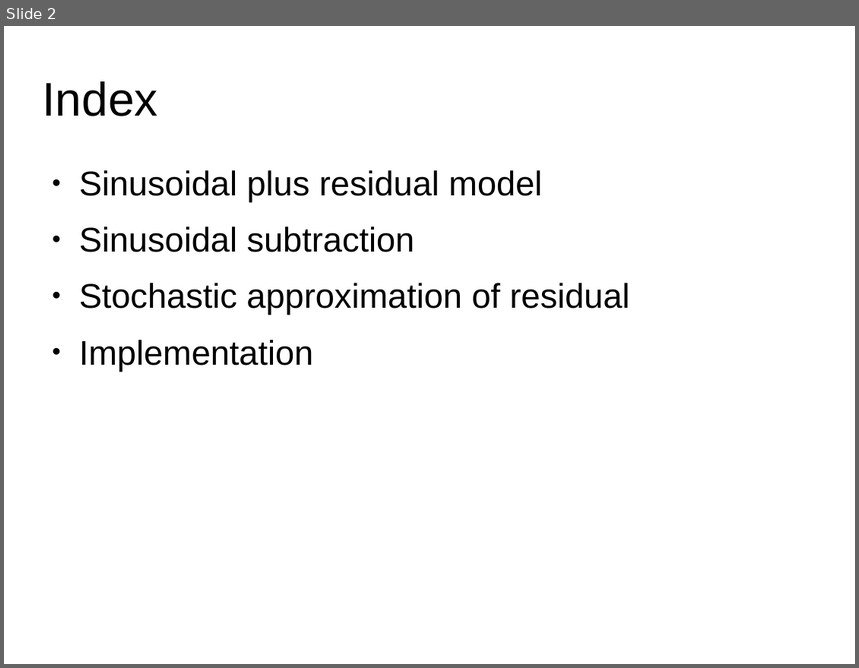
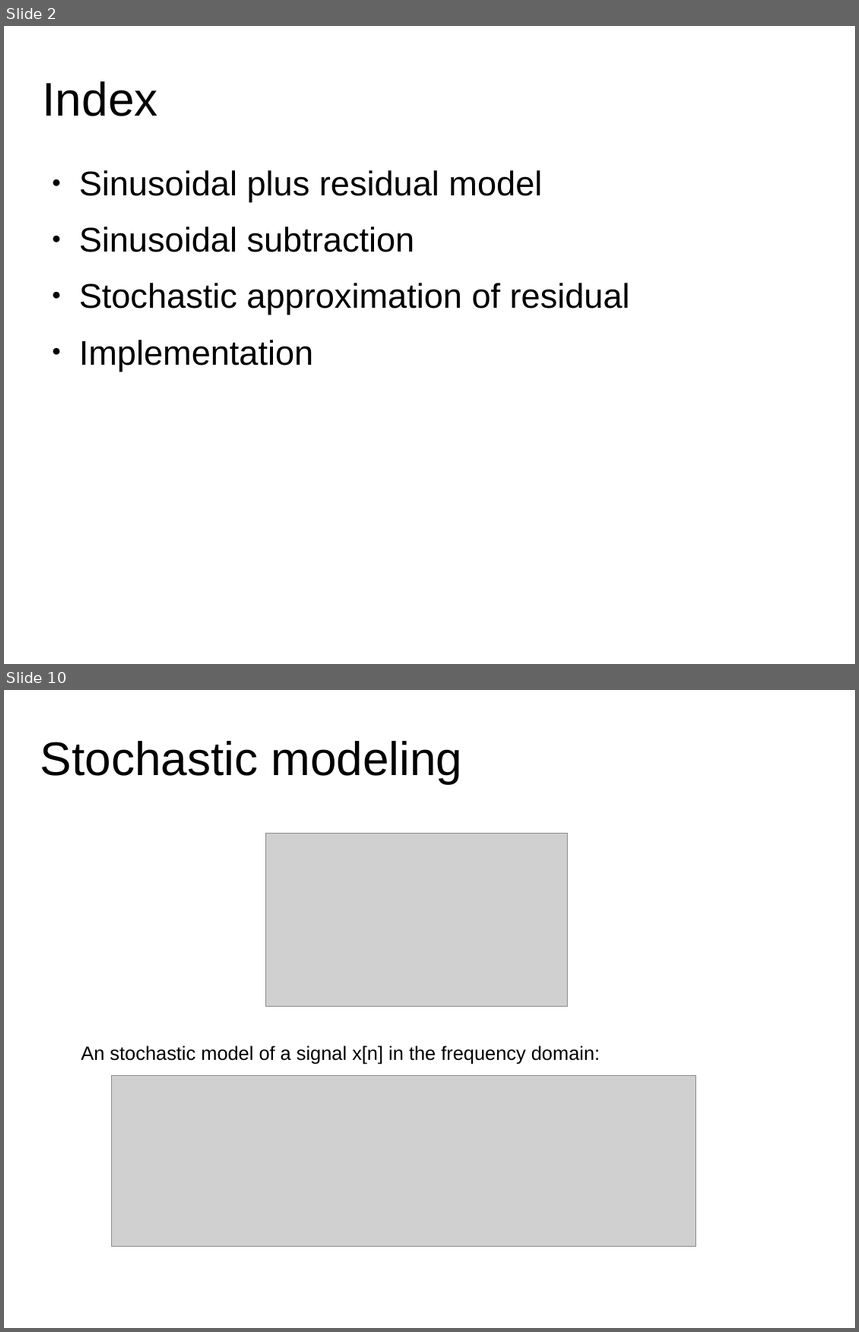
Before and after one commit to MTG/sms-tools, a slide deck: teaching-material/lectures/lect7-Sinusoidal-plus-Residual-model/7-Sinusoidal-plus-Residual-model.odp. Shown one above the other, each under a label of ours: slide 2 before the commit, slides 2 and 10 after it; the slides between them are not shown. The pictures are 859x668 and 859x1332 pixels, drawn with LibreOffice and Linux fonts; fonts in the diff are those of the drawing; grey boxes stand for pictures. Boxes give left, top, right and bottom in pixels: in the first picture for what was removed or moved away, otherwise in the second. Text is boxed around its words. In the diff, an @@ line names an element or a change of style, - is before the commit and + after.

```diff
--- a/teaching-material/lectures/lect7-Sinusoidal-plus-Residual-model/7-Sinusoidal-plus-Residual-model.odp
+++ b/teaching-material/lectures/lect7-Sinusoidal-plus-Residual-model/7-Sinusoidal-plus-Residual-model.odp
@@ slide 10 added at box(4, 690, 855, 1328), background #FFFFFF @@
@@ title added at box(40, 741, 462, 783), 44 pt, text #000000 @@
+Stochastic modeling
@@ picture added at box(267, 833, 568, 1007) @@
@@ text added at box(81, 1046, 600, 1065), 18 pt, text #000000 @@
+An stochastic model of a signal x[n] in the frequency domain:
@@ picture added at box(112, 1075, 696, 1247) @@
```
Also in this commit, not shown: 6 slides changed, 8 other slides added, 8 slides removed, 19 other files.
